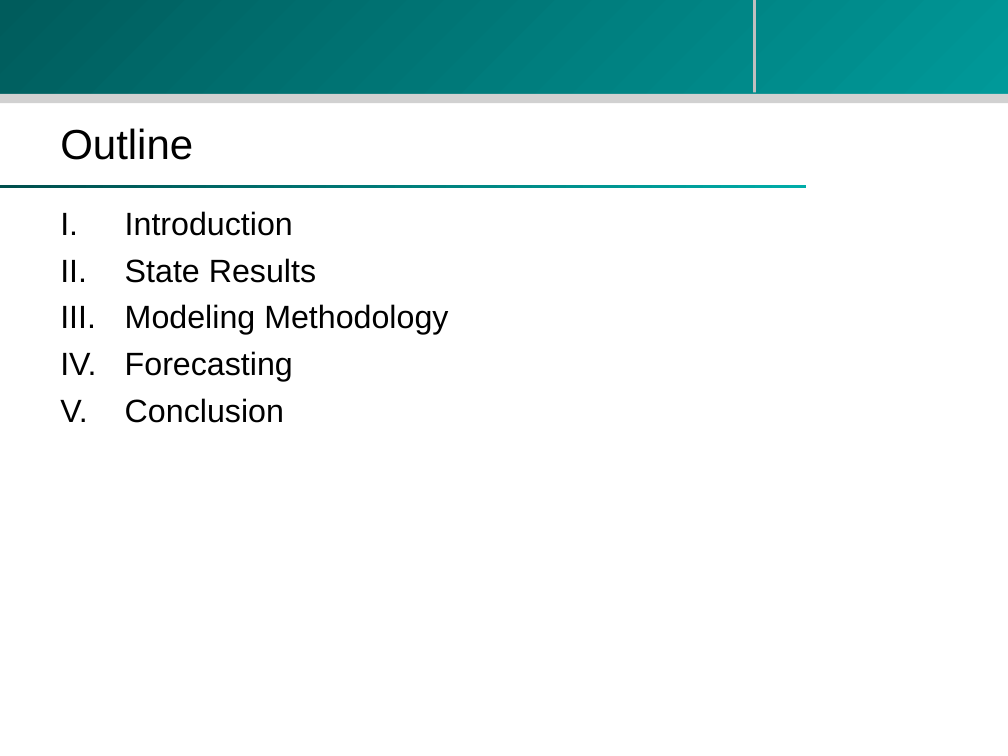
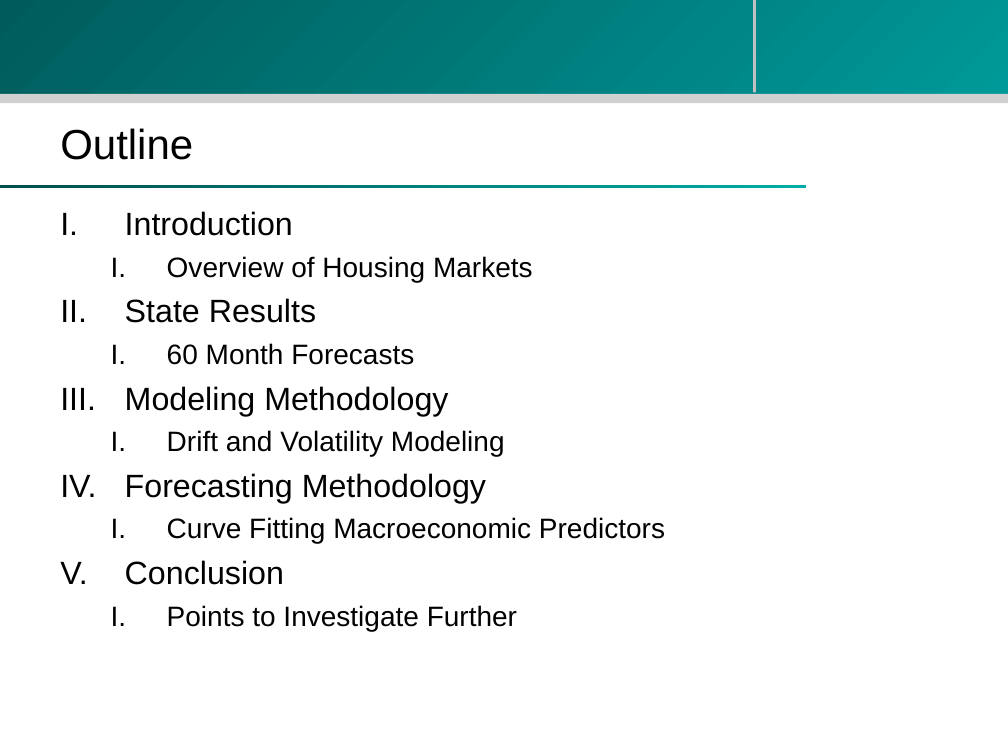
Before and after one commit to zhouzhenghui/svnrepository, a slide deck: slide 2 of SVNRepository/Presentation/M.Eng Final Presentation-take2.ppt. Drawn at 1008x756 pixels with LibreOffice and Linux fonts; fonts in the diff are those of the drawing; background and template pictures are left out. Boxes give left, top, right and bottom in pixels: in the first picture for what was removed or moved away, otherwise in the second. Text is boxed around its words. In the diff, an @@ line names an element or a change of style, - is before the commit and + after.

```diff
--- a/SVNRepository/Presentation/M.Eng Final Presentation-take2.ppt
+++ b/SVNRepository/Presentation/M.Eng Final Presentation-take2.ppt
@@ text at box(167, 256, 533, 282): paragraph added @@
+  I. Overview of Housing Markets
@@ text at box(167, 343, 414, 365): paragraph added @@
+  I. 60 Month Forecasts
@@ text at box(125, 430, 665, 543): text changed; size 23 to 20 pt @@
-IV. Forecasting
+  I. Drift and Volatility Modeling
+IV. Forecasting Methodology
+  I. Curve Fitting Macroeconomic Predictors
@@ text at box(167, 605, 517, 631): paragraph added @@
+  I. Points to Investigate Further
```
